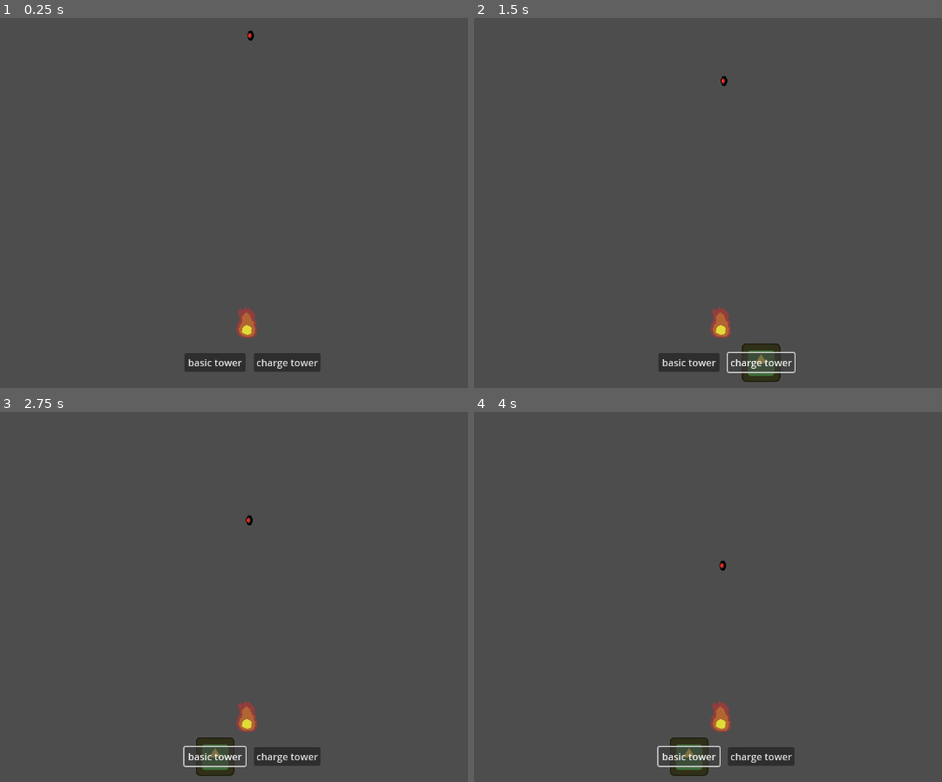
Above: before the commit, frames 1-4 (two rows, left to right).
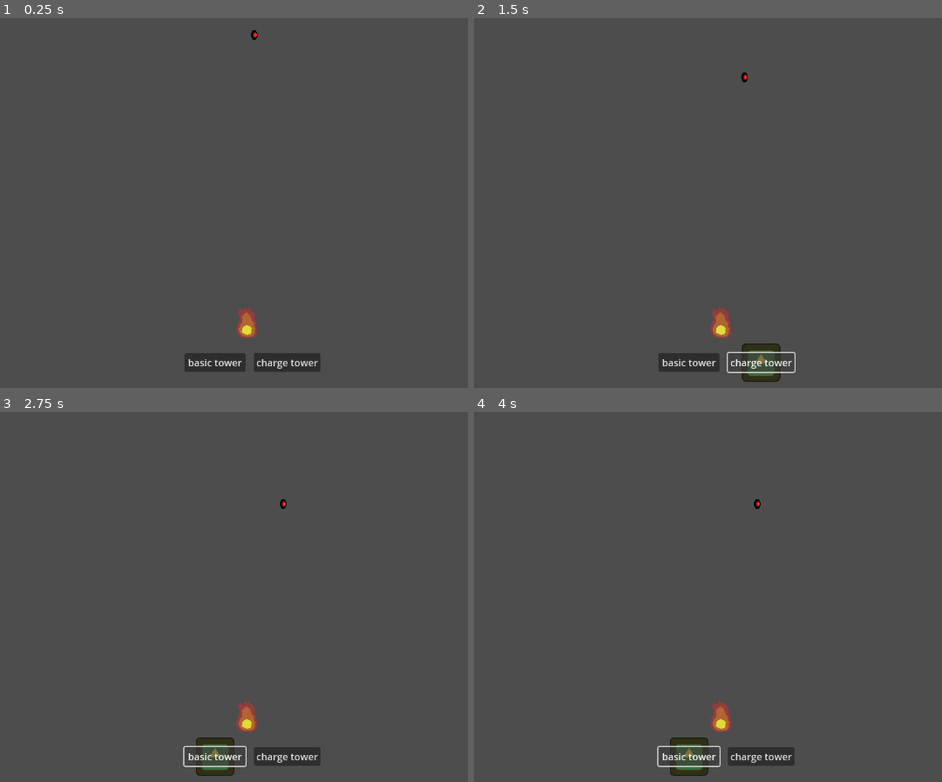
Above: after the commit, the same moments.

Repository: sushitoad/tower-defense-prototype
Game: Godot game, scene res://scenes/test_scene.tscn
Same seed, same stepped clock (60 frames per second), same inputs: the game is played once before the commit and once after it. The engine's default icon, where the game draws it, is replaced by a stand-in: a white triangle on a blue panel in a dark square.
Inputs:
- Up to frame 1 (0.25 s): no input
- Up to frame 2 (1.5 s): click "basic tower" at 0.5 s; click "charge tower" at 1.25 s
- Up to frame 3 (2.75 s): click "basic tower" at 2 s
- Up to frame 4 (4 s): click "charge tower" at 2.75 s; click "basic tower" at 3.5 s

The runs differ from the first frame. In frame 1, less than 0.1% of the frame differs, in the area x 52-56%, y 3-7%; in frame 2, less than 0.1%; in frame 3, less than 0.1%, in the area x 52-62%, y 23-31%; in frame 4, less than 0.1%.

Commit message:
enemies can find new targets

Diff:
--- a/scenes/floating_orb_enemy.tscn
+++ b/scenes/floating_orb_enemy.tscn
@@ -13,6 +13,7 @@
 script = ExtResource("1_pv3vx")
 moveSpeed = 60.0
 range = 50.0
+attackSpeed = 0.5
 
 [node name="Sprite2D" type="Sprite2D" parent="."]
 texture = ExtResource("1_5hhww")
--- /dev/null
+++ b/scenes/level_manager.tscn
@@ -0,0 +1,6 @@
+[gd_scene load_steps=2 format=3 uid="uid://j55nalk0nn57"]
+
+[ext_resource type="Script" uid="uid://jc8rwpyvo28h" path="res://scripts/level_manager.gd" id="1_06fa7"]
+
+[node name="LevelManager" type="Node"]
+script = ExtResource("1_06fa7")
--- a/scenes/test_scene.tscn
+++ b/scenes/test_scene.tscn
@@ -1,5 +1,6 @@
-[gd_scene load_steps=7 format=3 uid="uid://cp3bno7h7a6jm"]
+[gd_scene load_steps=8 format=3 uid="uid://cp3bno7h7a6jm"]
 
+[ext_resource type="PackedScene" uid="uid://j55nalk0nn57" path="res://scenes/level_manager.tscn" id="1_3qnke"]
 [ext_resource type="PackedScene" uid="uid://3s7v6hrcvn3b" path="res://scenes/build_ui.tscn" id="1_g7g4h"]
 [ext_resource type="PackedScene" uid="uid://cjh8qx3046uwq" path="res://scenes/tower_manager.tscn" id="2_j8ivh"]
 [ext_resource type="PackedScene" uid="uid://ddiwxlxpx87cf" path="res://scenes/floating_orb_enemy.tscn" id="3_nd71p"]
@@ -9,6 +10,8 @@
 [sub_resource type="CircleShape2D" id="CircleShape2D_qjeyg"]
 
 [node name="Test Scene" type="Node2D"]
+
+[node name="LevelManager" parent="." instance=ExtResource("1_3qnke")]
 
 [node name="BuildUI" parent="." instance=ExtResource("1_g7g4h")]
 
@@ -20,6 +23,7 @@
 
 [node name="TheHeartfire" parent="." instance=ExtResource("4_7ddre")]
 position = Vector2(598, 531)
+allure = 0.0
 
 [node name="dummy target 1" type="StaticBody2D" parent="." groups=["tower"]]
 position = Vector2(466, 288)
@@ -27,3 +31,12 @@
 
 [node name="CollisionShape2D" type="CollisionShape2D" parent="dummy target 1"]
 shape = SubResource("CircleShape2D_qjeyg")
+
+[node name="dummy target 2" type="StaticBody2D" parent="." groups=["tower"]]
+position = Vector2(675, 227)
+script = ExtResource("3_qjeyg")
+
+[node name="CollisionShape2D" type="CollisionShape2D" parent="dummy target 2"]
+shape = SubResource("CircleShape2D_qjeyg")
+
+[connection signal="on_destroyed" from="TheHeartfire" to="LevelManager" method="GameOver"]
--- a/scripts/enemy.gd
+++ b/scripts/enemy.gd
@@ -11,12 +11,13 @@
 	FindTarget()
 
 func _physics_process(delta: float) -> void:
-	if position.distance_to(currentTarget.position) > range:
-		velocity = position.direction_to(currentTarget.position) * moveSpeed
-		isInRangeOfTarget = false
-	else:
-		velocity = Vector2.ZERO
-		isInRangeOfTarget = true
+	if currentTarget != null:
+		if position.distance_to(currentTarget.position) > range:
+			velocity = position.direction_to(currentTarget.position) * moveSpeed
+			isInRangeOfTarget = false
+		else:
+			velocity = Vector2.ZERO
+			isInRangeOfTarget = true
 
 	move_and_slide()
 
@@ -28,16 +29,26 @@
 	if isInRangeOfTarget:
 		if $AttackTimer.is_stopped():
 			$AttackTimer.start(attackSpeed)
+
 func FindTarget():
+	print("finding target")
+	if currentTarget != null:
+		currentTarget.on_destroyed.disconnect(FindTarget)
+	currentTarget = null
+	isInRangeOfTarget = false
 	var closestTarget: Vector2 = Vector2(10000000000, 10000000000)
 	var closestAllure: float = 1
 	for target in get_tree().get_nodes_in_group("tower"):
-		if (target.position.distance_to(position) / target.allure) < (closestTarget.distance_to(position) / closestAllure):
-			closestTarget = target.position
-			closestAllure = target.allure
-			currentTarget = target
+		if !target.isDestroyed:
+			if (target.position.distance_to(position) / target.allure) < (closestTarget.distance_to(position) / closestAllure):
+				closestTarget = target.position
+				closestAllure = target.allure
+				currentTarget = target
+				currentTarget.on_destroyed.connect(FindTarget)
+				print(currentTarget.name)
 
 func AttackTarget():
-	currentTarget.TakeDamage(attackDamage)
+	if currentTarget != null:
+		currentTarget.TakeDamage(attackDamage)
 	#this might end up being an animation thing but for now it good
 	#yes, because you can call functions in specific frames of an animation
--- /dev/null
+++ b/scripts/level_manager.gd
@@ -0,0 +1,4 @@
+extends Node
+
+func GameOver():
+	get_tree().reload_current_scene()
--- a/scripts/tower.gd
+++ b/scripts/tower.gd
@@ -3,10 +3,18 @@
 @export var maxHealth: int = 100
 @export var allure: float = 10
 var currentHealth: int
+var isDestroyed: bool = false
+
+signal on_destroyed
 
 func _ready() -> void:
 	currentHealth = maxHealth
+	isDestroyed = false
 
 func TakeDamage(damage: int):
 	currentHealth -= damage
 	print(currentHealth)
+	if currentHealth <= 0:
+		isDestroyed = true
+		on_destroyed.emit()
+		call_deferred("queue_free")
Not shown, added: scripts/level_manager.gd.uid
